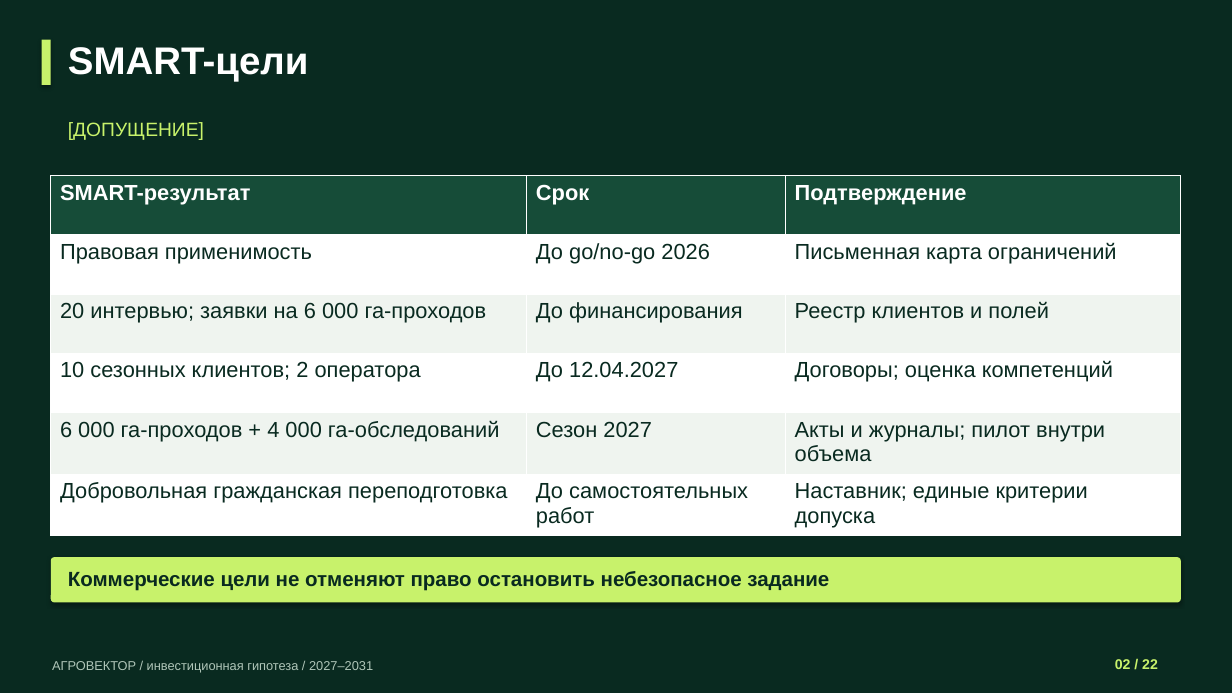
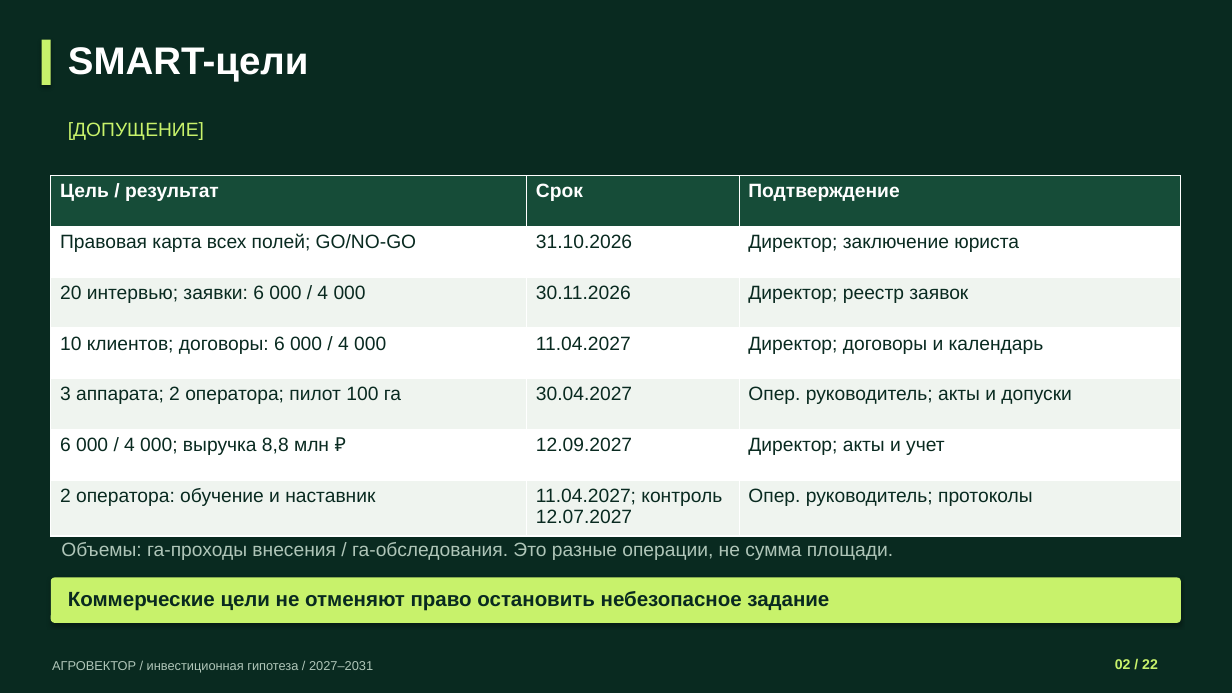
Before and after one commit to lalka1231/spareforge-business-plan, a slide deck: slide 2 of presentations/AGROVECTOR_22_SLIDES.pptx. Drawn at 1232x693 pixels with LibreOffice and Linux fonts; fonts in the diff are those of the drawing. Boxes give left, top, right and bottom in pixels: in the first picture for what was removed or moved away, otherwise in the second. Text is boxed around its words. In the diff, an @@ line names an element or a change of style, - is before the commit and + after.

```diff
--- a/presentations/AGROVECTOR_22_SLIDES.pptx
+++ b/presentations/AGROVECTOR_22_SLIDES.pptx
@@ table at bbox=[51, 176, 1181, 531] @@
-row 1: SMART-результат | Срок | Подтверждение
-row 2: Правовая применимость | До go/no-go 2026 | Письменная карта ограничений
-row 3: 20 интервью; заявки на 6 000 га-проходов | До финансирования | Реестр клиентов и полей
-row 4: 10 сезонных клиентов; 2 оператора | До 12.04.2027 | Договоры; оценка компетенций
-row 5: 6 000 га-проходов + 4 000 га-обследований | Сезон 2027 | Акты и журналы; пилот внутри объема
-row 6: Добровольная гражданская переподготовка | До самостоятельных работ | Наставник; единые критерии допуска
+row 1: Цель / результат | Срок | Подтверждение
+row 2: Правовая карта всех полей; GO/NO-GO | 31.10.2026 | Директор; заключение юриста
+row 3: 20 интервью; заявки: 6 000 / 4 000 | 30.11.2026 | Директор; реестр заявок
+row 4: 10 клиентов; договоры: 6 000 / 4 000 | 11.04.2027 | Директор; договоры и календарь
+row 5: 3 аппарата; 2 оператора; пилот 100 га | 30.04.2027 | Опер. руководитель; акты и допуски
+row 6: 6 000 / 4 000; выручка 8,8 млн ₽ | 12.09.2027 | Директор; акты и учет
+row 7: 2 оператора: обучение и наставник | 11.04.2027; контроль 12.07.2027 | Опер. руководитель; протоколы
@@ text added at bbox=[61, 542, 893, 560], 15 pt, text #AFC5B8 @@
+Объемы: га-проходы внесения / га-обследования. Это разные операции, не сумма площади.
@@ rounded rectangle: place and size @@
-rounded rectangle at bbox=[51, 557, 1181, 603]
+rounded rectangle at bbox=[51, 578, 1181, 623]
@@ text "Коммерческие цели не отменяют право ...": place and size @@
-text "Коммерческие цели не отменяют право ..." at bbox=[68, 571, 829, 590]
+text "Коммерческие цели не отменяют право ..." at bbox=[68, 591, 829, 611]
```
Also in this commit, not shown: 3 other slides changed, 14 other files.
